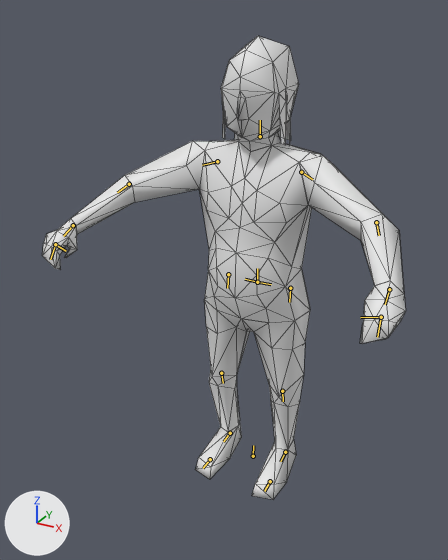
Two versions of the Blender file assets-src/rooms/tavern/creature-clips/Gnome.blend, one commit apart.
Rendered twice from a camera (50 mm lens) standing at (0.337, -0.706, 0.647) and looking at (-0.013, -0.071, 0.329). Arrows for +X, +Y and +Z are at lower left; the lights stay in place. The first picture is the older version. The bones that bend it are drawn over the model as lines. Mesh edges are drawn as thin lines.

Names of what the first picture shows: 'GnomeSourceMesh'.
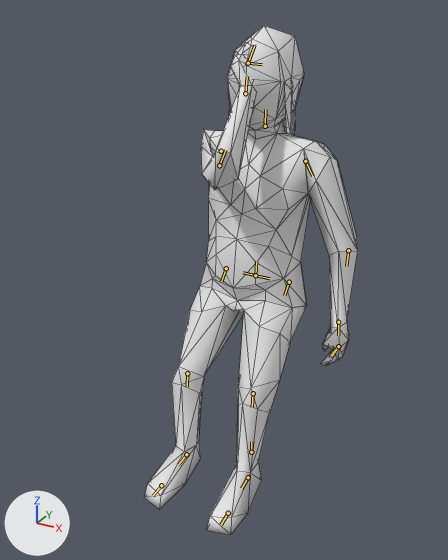
The newer file adds an action. The first version stands in its rest pose; the second is drawn at frame 24 of the action 'SitDrink'.

Boxes [x1, y1, x2, y2] around the edits, measured in the pictures (448 x 560 px):
'GnomeSourceMesh', posed (41% narrower, 10% taller)
    before: [42, 36, 406, 499]
    after: [144, 26, 358, 534]
bone 'cog', root to tip
    before: (253, 456) to (253, 445)
    after: (251, 452) to (251, 441)
bone 'spine', root to tip
    before: (257, 282) to (257, 268)
    after: (255, 275) to (256, 261)
bone 'arm_l', root to tip
    before: (301, 172) to (312, 179)
    after: (305, 161) to (312, 176)
bone 'forearm_l', root to tip
    before: (376, 222) to (379, 235)
    after: (348, 250) to (346, 266)
bone 'hand_l', root to tip
    before: (389, 289) to (385, 304)
    after: (338, 322) to (338, 335)
bone 'arm_r', root to tip
    before: (217, 161) to (202, 165)
    after: (221, 151) to (221, 153)
bone 'forearm_r', root to tip
    before: (129, 184) to (117, 192)
    after: (219, 165) to (225, 150)
bone 'hand_r', root to tip
    before: (73, 225) to (63, 236)
    after: (245, 93) to (247, 76)
bone 'head', root to tip
    before: (260, 136) to (260, 120)
    after: (265, 126) to (265, 109)
bone 'leg_l', root to tip
    before: (290, 288) to (289, 302)
    after: (289, 282) to (284, 295)
bone 'lowleg_l', root to tip
    before: (282, 391) to (283, 401)
    after: (253, 393) to (252, 407)
bone 'foot_l', root to tip
    before: (285, 452) to (280, 461)
    after: (248, 477) to (241, 488)
bone 'leg_r', root to tip
    before: (228, 274) to (227, 288)
    after: (226, 268) to (221, 281)
bone 'lowleg_r', root to tip
    before: (221, 373) to (223, 383)
    after: (187, 373) to (187, 386)
bone 'foot_r', root to tip
    before: (230, 433) to (223, 441)
    after: (186, 454) to (178, 464)

What the commit changed:
Bone 'cog' (bone_cog) moves from (0.0, 0.0, 0.0) to (0.0, 0.012, 0.006).
Bone 'spine' (bone_spine) turns from (0, 0, 0) to (6, 0, 0) degrees about its own x, y and z.
Bone 'arm_l' (bone_arm_l) turns from (0, 0, 0) to (-49, 4, -16) degrees about its own x, y and z.
Bone 'forearm_l' (bone_forearm_l) turns from (0, 0, 0) to (-13, -27, 13) degrees about its own x, y and z.
Bone 'hand_l' (bone_hand_l) turns from (0, 0, 0) to (-7, -20, 36) degrees about its own x, y and z.
Bone 'arm_r' (bone_arm_r) turns from (0, 0, 0) to (32, -21, 83) degrees about its own x, y and z.
Bone 'forearm_r' (bone_forearm_r) turns from (0, 0, 0) to (104, -29, -4) degrees about its own x, y and z.
Bone 'hand_r' (bone_hand_r) turns from (0, 0, 0) to (0, -6, -37) degrees about its own x, y and z.
Bone 'head' (bone_head) turns from (0, 0, 0) to (-6, 0, 0) degrees about its own x, y and z.
Bone 'leg_l' (bone_leg_l) turns from (0, 0, 0) to (37, -1, -1) degrees about its own x, y and z.
Bone 'lowleg_l' (bone_lowleg_l) turns from (0, 0, 0) to (22, 0, -1) degrees about its own x, y and z.
Bone 'foot_l' (bone_foot_l) turns from (0, 0, 0) to (-15, 0, 0) degrees about its own x, y and z.
Bone 'leg_r' (bone_leg_r) turns from (0, 0, 0) to (37, 1, 1) degrees about its own x, y and z.
Bone 'lowleg_r' (bone_lowleg_r) turns from (0, 0, 0) to (22, 0, 1) degrees about its own x, y and z.
Bone 'foot_r' (bone_foot_r) turns from (0, 0, 0) to (-15, 0, 0) degrees about its own x, y and z.
